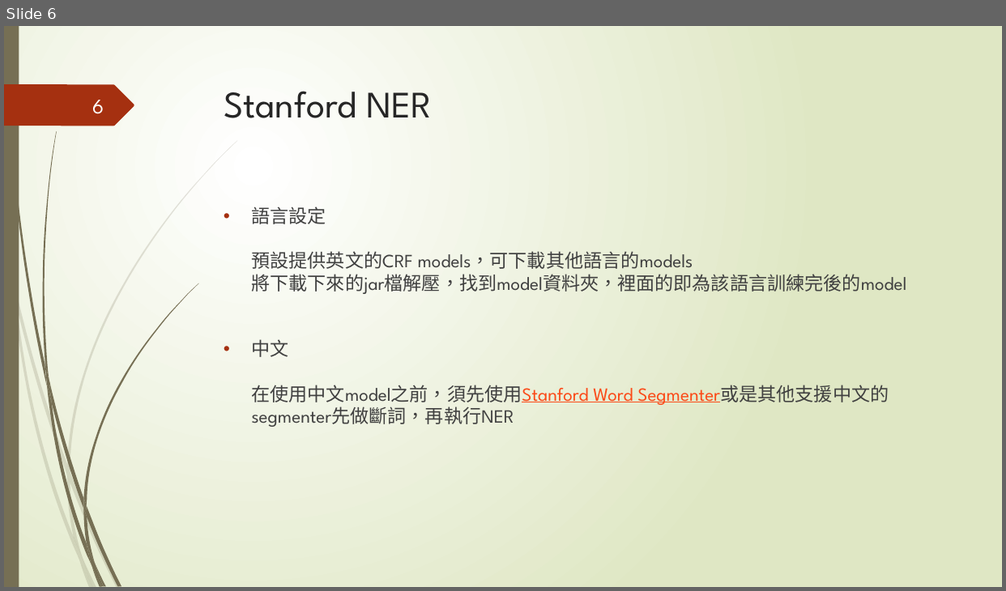
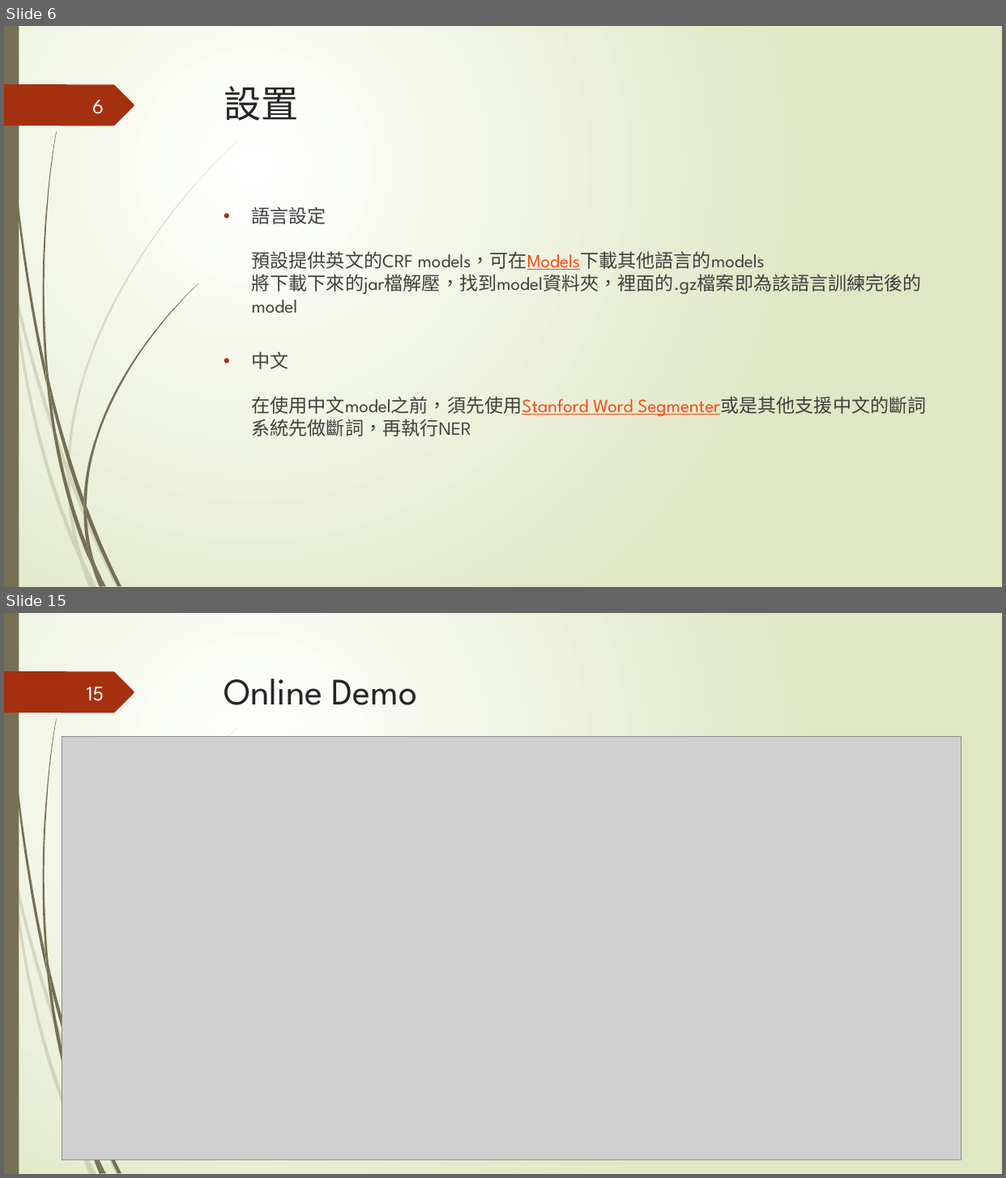
Before and after one commit to kather0912888/PPT, a slide deck: stanford ner.pptx. Shown one above the other, each under a label of ours: slide 6 before the commit, slides 6 and 15 after it; the slides between them are not shown. The pictures are 1006x591 and 1006x1178 pixels, drawn with LibreOffice and Linux fonts; fonts in the diff are those of the drawing; grey boxes stand for pictures. Boxes give left, top, right and bottom in pixels: in the first picture for what was removed or moved away, otherwise in the second. Text is boxed around its words. In the diff, an @@ line names an element or a change of style, - is before the commit and + after.

Commit message:
未包含程式化跟中文執行結果

```diff
--- a/stanford ner.pptx
+++ b/stanford ner.pptx
@@ slide 15 added at (x1=4, y1=613, x2=1002, y2=1174), background gradient #FFFFFF to #DFE8C4; not listed: 19 template elements that a slide beside it also shows @@
@@ title added at (x1=224, y1=679, x2=418, y2=705), 36 pt, text #262626 @@
+Online Demo
@@ page number added at (x1=87, y1=687, x2=104, y2=701), 20 pt, text #FEFFFF @@
+15
@@ picture added at (x1=62, y1=736, x2=961, y2=1161) @@
@@ slide 6 changed as well @@
@@ title at (x1=224, y1=86, x2=298, y2=121): text changed @@
-Stanford NER
+設置
@@ text at (x1=252, y1=207, x2=923, y2=437): text changed @@
-• 語言設定
-  預設提供英文的CRF models，可下載其他語言的models
-  將下載下來的jar檔解壓，找到model資料夾，裡面的即為該語言訓練完後的model
-• 中文
-  在使用中文model之前，須先使用Stanford Word Segmenter或是其他支援中文的segmenter先做斷詞，再執行NER
+• 語言設定
+  預設提供英文的CRF models，可在Models下載其他語言的models
+  將下載下來的jar檔解壓，找到model資料夾，裡面的.gz檔案即為該語言訓練完後的model
+• 中文
+  在使用中文model之前，須先使用Stanford Word Segmenter或是其他支援中文的斷詞系統先做斷詞，再執行NER
```
Also in this commit, not shown: 4 other slides changed, 8 other slides added, 2 slides removed.
